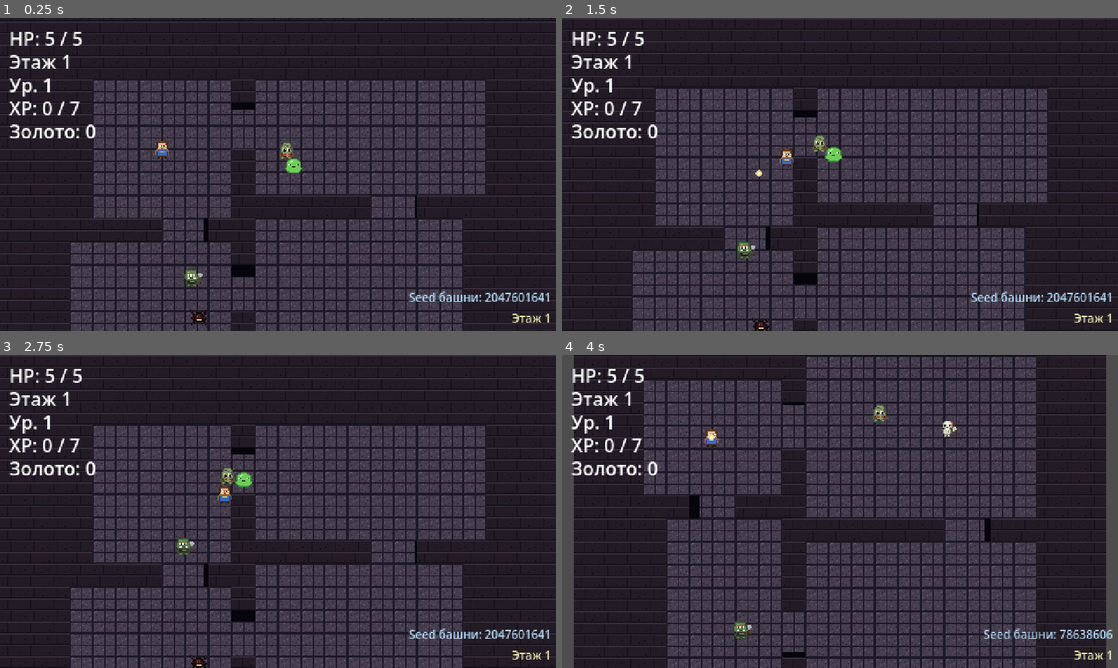
Above: before the commit, frames 1-4 (two rows, left to right).
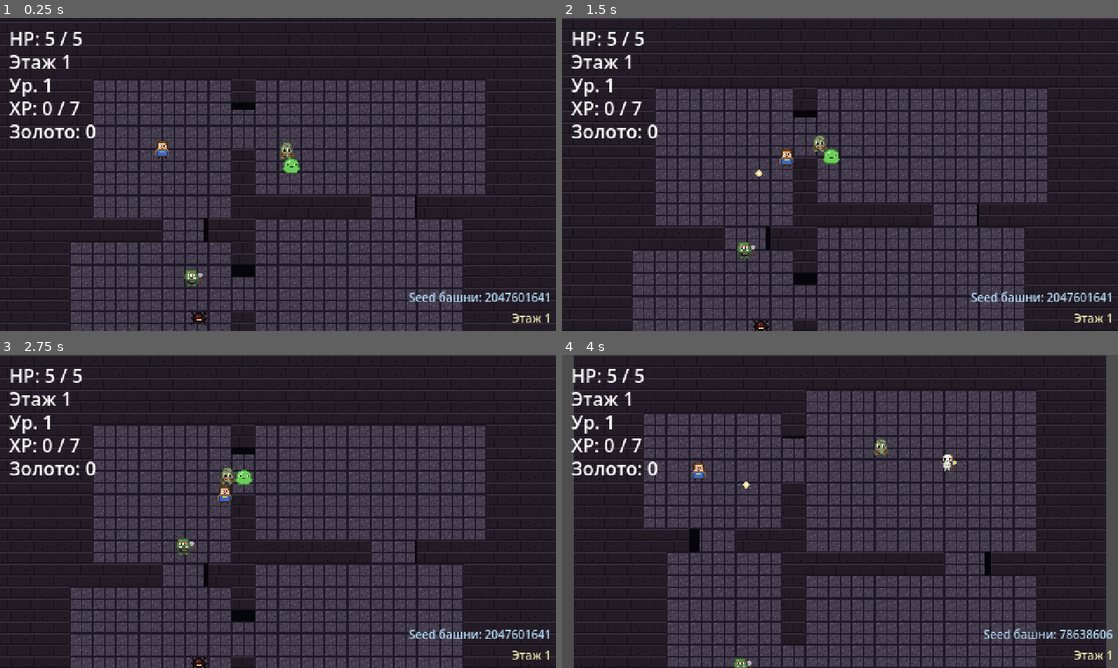
Above: after the commit, the same moments.

Repository: slartus/roguelike-game
Game: Godot game, scene res://scenes/main.tscn
The game is run twice, just before and just after one commit, with the same random seed, the same clock (stepped at 60 frames per second) and the same inputs.
Inputs (mouse positions are in pixels of both pictures, inside the frame that each line leads up to):
- Up to frame 1 (0.25 s): no input
- Up to frame 2 (1.5 s): tap Enter at 0.5 s; move the mouse to (962, 158) at 0.52 s; press the mouse at (962, 158) at 0.53 s; hold D (move_right) 0.53-1.25 s; release the mouse at (962, 158) at 1.25 s; drag from (728, 190) to (812, 237) at 1.27 s
- Up to frame 3 (2.75 s): move the mouse to (333, 442) at 2.02 s; hold D (move_right) from 2.03 s (still down); tap Alt at 2.1 s
- Up to frame 4 (4 s): release D (move_right) at 2.75 s; drag from (812, 574) to (673, 464) at 2.77 s; move the mouse to (1006, 558) at 3.52 s; press the mouse at (1006, 558) at 3.53 s; hold A (move_left) from 3.53 s (still down)

The runs differ from the first frame. In frame 1, less than 0.1% of the frame differs, in the area x 50-55%, y 44-50%; in frame 2, 0.1%; in frame 3, less than 0.1%; in frame 4, 29%, in the area x 2-98%, y 0-100%.

Commit message:
fix(ai,logs): stuck-enemy hard-freeze fix + enable file logging
Two related bugs were causing the game to freeze on floors with many
melee enemies:

1. When AStarGrid2D returned no path (target unreachable / off-grid),
   _chase_via_path would re-run get_point_path EVERY frame because
   the recalc trigger included `_path.is_empty()`. With 25-50 enemies
   pathfinding at 60 fps, this burned CPU and hard-froze the game.
   Fix: recalc is now driven purely by _path_recalc_timer (0.25s).
   Empty path falls back to _chase_direct for that interval, no burn.

2. move_and_collide (used in _chase_direct and _wander) stops the
   enemy dead on ANY collision — no sliding. Combined with A*
   waypoints centered on grid tiles, enemies would press into wall
   edges when a waypoint sat just past a corner, and stay there.
   Fix: switch to move_and_slide (CharacterBody2D standard), which
   slides along walls. Contact damage now iterates
   get_slide_collision_count() to detect the player.
   _wander gets the same treatment plus a "if velocity dampened to
   ~0 after slide, pick a new direction next tick".

File logging enabled in project.godot [debug] section — Godot now
writes runtime output to user://logs/godot.log
(~/Library/Application Support/Godot/app_userdata/Roguelike/logs/
on macOS), keeping up to 5 rotated files. Makes future hangs easier
to diagnose.

GUT: 45/45 passing.

Diff:
--- a/project.godot
+++ b/project.godot
@@ -23,6 +23,13 @@
 GameState="*res://autoloads/game_state.gd"
 EventLog="*res://autoloads/event_log.gd"
 Balance="*res://autoloads/balance.gd"
+
+[debug]
+
+file_logging/enable_file_logging=true
+file_logging/enable_file_logging.pc=true
+file_logging/log_path="user://logs/godot.log"
+file_logging/max_log_files=5
 
 [display]
 
--- a/scenes/enemies/enemy.gd
+++ b/scenes/enemies/enemy.gd
@@ -115,16 +115,14 @@
 		_chase_direct(target_pos, delta)
 
 func _chase_via_path(target_pos: Vector2, delta: float) -> void:
+	# Recalc ТОЛЬКО по таймеру — иначе пустой path триггерил бы пересчёт
+	# каждый кадр (60 fps × 50 enemies × A* → burn CPU и зависание).
 	_path_recalc_timer -= delta
-	var target_drift: float = target_pos.distance_to(_path_target) if _path_target != Vector2.INF else INF
-	var needs_recalc: bool = _path_recalc_timer <= 0.0 \
-		or _path.is_empty() \
-		or target_drift > PATH_TARGET_STALE_DISTANCE
-	if needs_recalc:
+	if _path_recalc_timer <= 0.0:
 		_recalc_path(target_pos)
 		_path_recalc_timer = PATH_RECALC_INTERVAL
 
-	# Если path пуст — target недоступен из текущей клетки, fallback.
+	# Если path пуст (target недоступен) — fallback на прямую.
 	if _path.is_empty():
 		_chase_direct(target_pos, delta)
 		return
@@ -163,28 +161,39 @@
 func _pixel_to_cell(pos: Vector2) -> Vector2i:
 	return Vector2i(int(pos.x / FLOOR_TILE_SIZE), int(pos.y / FLOOR_TILE_SIZE))
 
-func _chase_direct(target_pos: Vector2, delta: float) -> void:
-	var direction := (target_pos - global_position).normalized()
+func _chase_direct(_target_pos: Vector2, _delta: float) -> void:
+	var direction := (_target_pos - global_position).normalized()
 	if direction == Vector2.ZERO:
 		velocity = Vector2.ZERO
 		return
 	velocity = direction * speed
-	var collision := move_and_collide(velocity * delta)
-	if collision:
-		var collider := collision.get_collider()
-		if collider and collider.is_in_group("player") and _contact_timer <= 0.0:
-			if collider.has_method("take_damage"):
-				collider.take_damage(contact_damage)
+	# move_and_slide вместо move_and_collide: враг скользит вдоль стен
+	# при перекошенном waypoint, а не застревает у неё намертво.
+	move_and_slide()
+	_handle_player_contact()
+
+func _handle_player_contact() -> void:
+	if _contact_timer > 0.0:
+		return
+	for i in get_slide_collision_count():
+		var col := get_slide_collision(i)
+		var collider := col.get_collider()
+		if collider and collider.is_in_group("player") and collider.has_method("take_damage"):
+			collider.take_damage(contact_damage)
 			_contact_timer = contact_cooldown
+			return
 
 func _wander(delta: float) -> void:
 	_wander_timer -= delta
 	if _wander_timer <= 0.0 or _wander_direction == Vector2.ZERO:
 		_pick_wander_direction()
 	velocity = _wander_direction * speed * wander_speed_ratio
-	var collision := move_and_collide(velocity * delta)
-	if collision:
+	move_and_slide()
+	# Если после slide реальное движение = 0 (упёрся в угол), сменить
+	# направление в следующем tick'е.
+	if velocity.length() < 1.0:
 		_wander_direction = -_wander_direction.rotated(randf_range(-PI / 3.0, PI / 3.0))
+		_wander_timer = 0.0
 
 func _pick_wander_direction() -> void:
 	var angle := randf() * TAU
